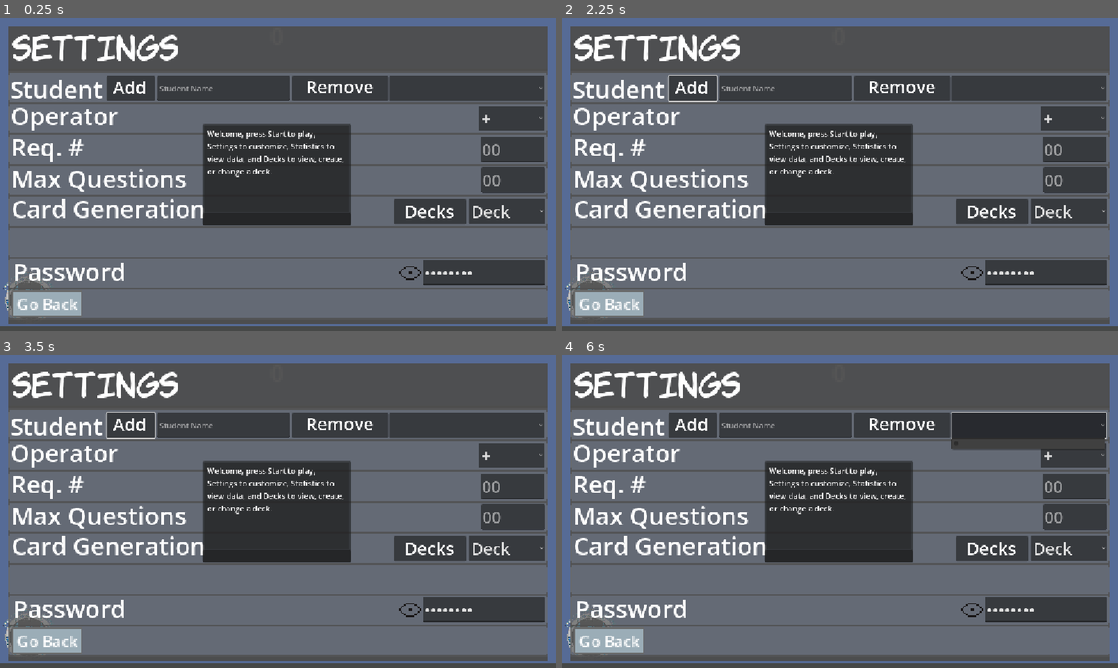
Above: before the commit, frames 1-4 (two rows, left to right).
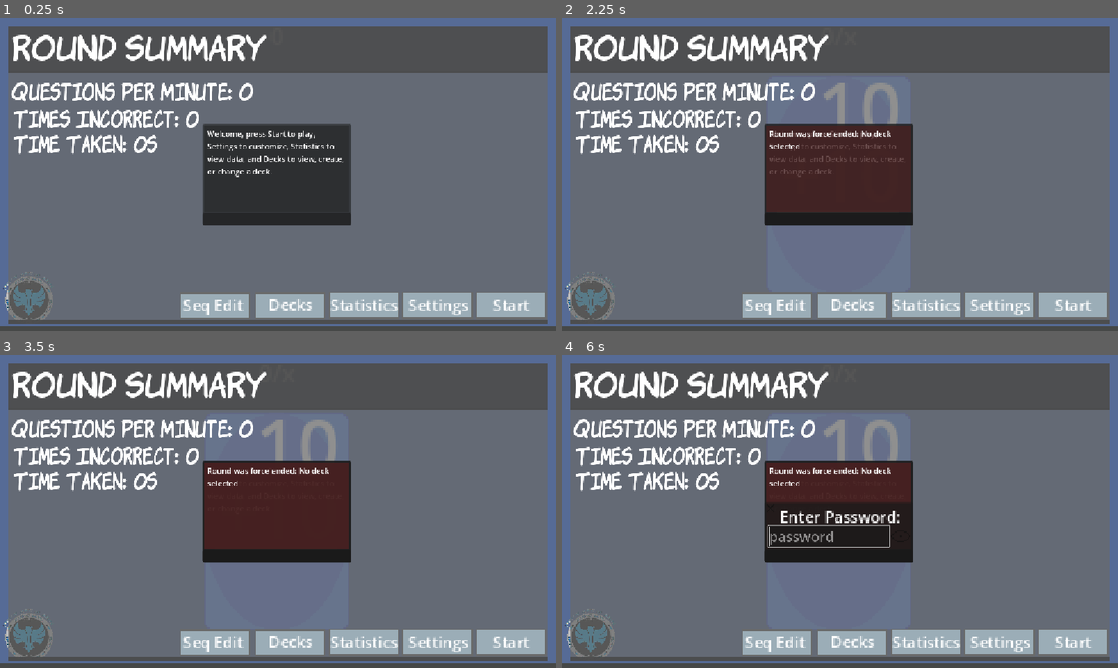
Above: after the commit, the same moments.

Repository: 255-Ping/Flashcards
Game: Godot game, scene res://Scenes/flash_card_control.tscn
Same seed, same stepped clock (60 frames per second), same inputs: the game is played once before the commit and once after it.
Inputs (mouse positions are in pixels of both pictures, inside the frame that each line leads up to):
- Up to frame 1 (0.25 s): no input
- Up to frame 2 (2.25 s): click (901, 89) at 0.5 s, where only the run before the commit has a clickable "Remove"; click (695, 89) at 1.25 s, where only the run before the commit has a clickable "Add"; click (1073, 305) at 2 s, where only the run after the commit has a clickable "Start"
- Up to frame 3 (3.5 s): click (511, 642) at 2.75 s, where only the run after the commit has a clickable "Start"
- Up to frame 4 (6 s): click (1073, 455) at 3.5 s, where only the run before the commit has a clickable "+"; click (1067, 549) at 4.25 s, where only the run before the commit has a clickable "Deck"; click (923, 642) at 5 s, where only the run after the commit has a clickable "Statistics"; click (1029, 426) at 5.75 s, where only the run before the commit has a clickable "Student"

The runs differ from the first frame. In frame 1, 29% of the frame differs, in the area x 1-99%, y 5-97%; in frame 2, 30%; in frame 3, 31%; in frame 4, 32%.

Commit message:
Fixed some data issues created with the last change

Diff:
--- a/Scenes/flash_card_control.tscn
+++ b/Scenes/flash_card_control.tscn
@@ -192,7 +192,6 @@
 vertical_alignment = 1
 
 [node name="RestartRound" type="Control" parent="."]
-visible = false
 z_index = 1000
 anchors_preset = 0
 offset_right = 40.0
@@ -332,6 +331,7 @@
 text = "Seq Edit"
 
 [node name="Settings" type="Control" parent="."]
+visible = false
 z_index = 1000
 anchors_preset = 0
 offset_right = 40.0
--- a/Scripts/flash_cards.gd
+++ b/Scripts/flash_cards.gd
@@ -477,11 +477,11 @@
 	var new_rounds_completed: int
 	if loaded:
 		if !loaded.has("Rounds Completed"):
-			new_rounds_completed = 1
+			new_rounds_completed = 0
 		else:
-			new_rounds_completed = loaded["Rounds Completed"] + 1
+			new_rounds_completed = loaded["Rounds Completed"]
 	else:
-		new_rounds_completed += 1
+		new_rounds_completed = 0
 	save_student_data(loaded,new_rounds_completed)
 	student_name = student_list[index]
 	update_settings_from_data(student_name)
@@ -514,6 +514,7 @@
 
 func update_student_list_visuals(new_student_list):
 	$Settings/Student.clear()
+	$Statistics/StudentStatistics.clear()
 	for s in new_student_list:
 		$Statistics/StudentStatistics.add_item(s)
 		$Settings/Student.add_item(s)
Not shown, changed: export_presets.cfg
